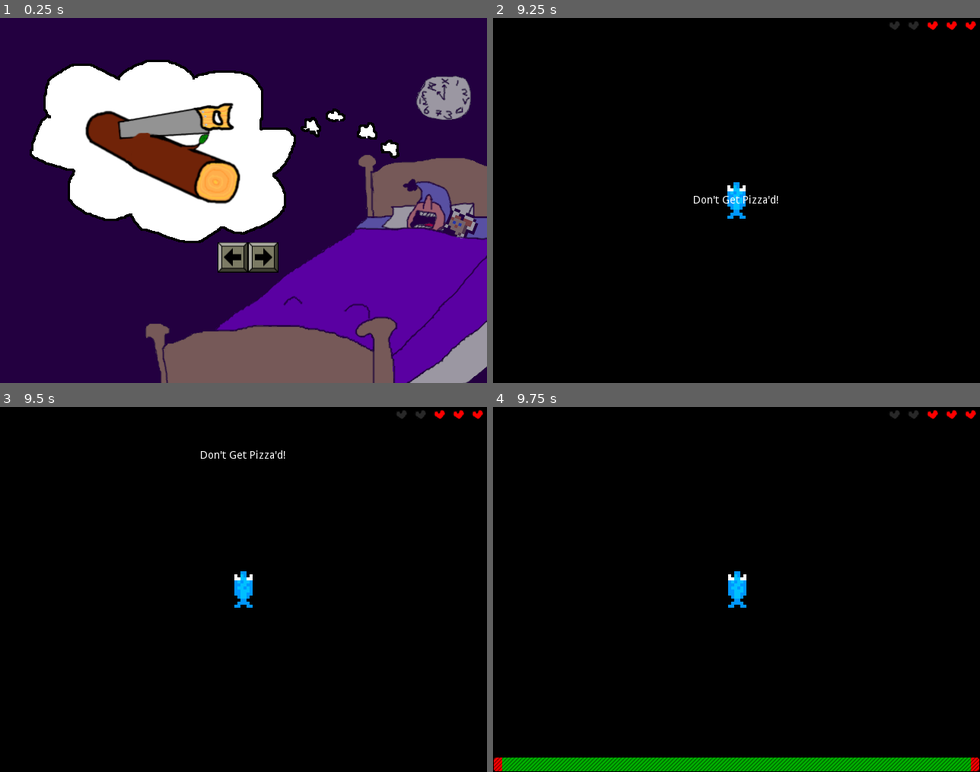
Above: before the commit, frames 1-4 (two rows, left to right).
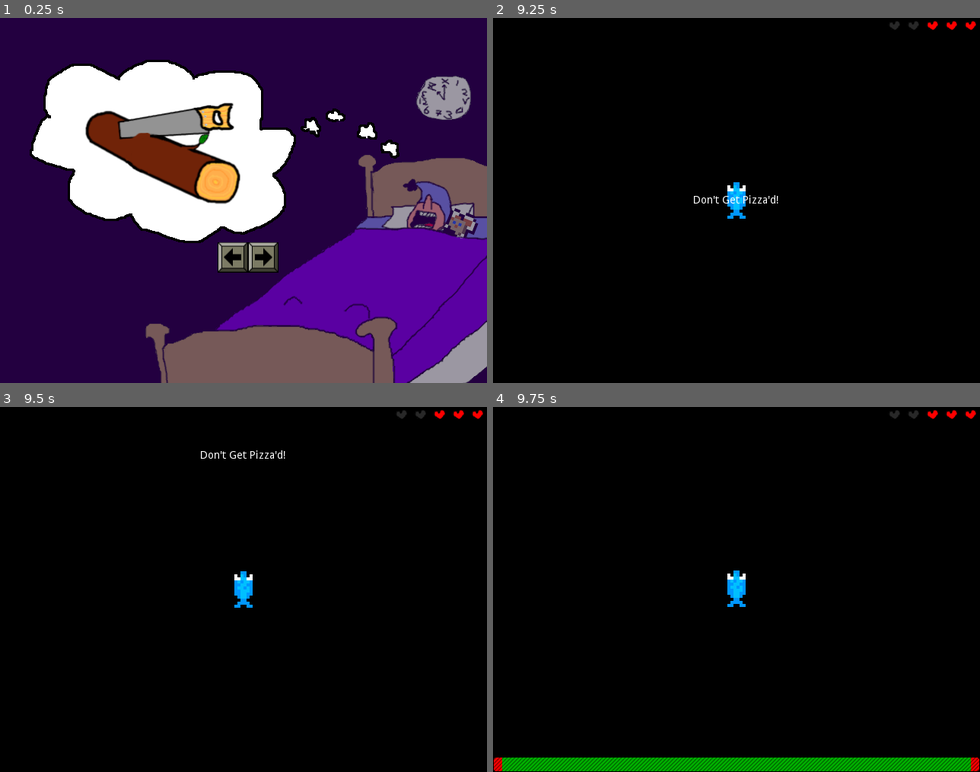
Above: after the commit, the same moments.

Repository: swashdev/minigame-madness
Game: Godot game, scene res://master/scenes/main.tscn
Two runs of this game, one before a commit and one after it. Both use one fixed random seed, a clock stepped at 60 frames per second and the inputs below.
Inputs:
- Up to frame 1 (0.25 s): no input
- Up to frame 2 (9.25 s): tap Enter at 0.5 s; hold Right (ui_right) 0.53-1.28 s; tap Space (ui_select) at 0.77, 1.52, 3.02, 3.77, 4.52, 5.75, 6.02, 6.77, 7.52, 9.02 s; hold Down (ui_down) 1.28-2.03 s; hold Right (ui_right) 2.03-2.78 s; hold Up (ui_up) 2.78-3.53 s; hold Left (ui_left) 3.53-5.03 s; hold Down (ui_down) 5.03-5.78 s; hold Right (ui_right) 5.78-6.53 s; tap A at 6.5 s; hold Up (ui_up) 6.53-7.28 s; hold Right (ui_right) 7.28-8.03 s; hold Down (ui_down) 8.03-8.78 s; hold Left (ui_left) from 8.78 s (still down)
- Up to frame 3 (9.5 s): keep holding Left (ui_left)
- Up to frame 4 (9.75 s): release Left (ui_left) at 9.53 s; hold Up (ui_up) from 9.53 s (still down)

Frames 1-3 are identical in both runs. In frame 4, 0.1% of the frame differs, in the area x 48-53%, y 44-55%.

Commit message:
use second draft of player movement code.

Diff:
--- a/mini/anchovy_quest/scripts/characters/anchovy.gd
+++ b/mini/anchovy_quest/scripts/characters/anchovy.gd
@@ -15,6 +15,10 @@
 
 # Whether or not the player is active.
 var allow_movement: bool = false
+
+# The player's current speed.
+var _speed: float = 0.0
+var _direction: float = -90.0
 
 
 # The player's mainloop.
@@ -35,21 +39,30 @@
 
 		# Rotate the player on left or right inputs.
 		if Input.is_action_pressed( "ui_left" ):
-			rotation_degrees -= ddir
+			_direction -= ddir
 		if Input.is_action_pressed( "ui_right" ):
-			rotation_degrees += ddir
+			_direction += ddir
 
 		# Accelerate to MAX_SPEED on an up input, decelerate to 0 on a down.
 		if Input.is_action_pressed( "ui_up" ):
-			if linear_velocity.x < MAX_SPEED - dspeed:
-				linear_velocity.x = linear_velocity.x + dspeed
+			if _speed < MAX_SPEED - dspeed:
+				_speed += dspeed
 			else:
-				linear_velocity.x = MAX_SPEED
+				_speed = MAX_SPEED
 		elif Input.is_action_pressed( "ui_down" ):
-			if linear_velocity.x > dspeed:
-				linear_velocity.x = linear_velocity.x - dspeed
+			if _speed > dspeed:
+				_speed -= dspeed
 			else:
-				linear_velocity.x = 0.0
+				_speed = 0.0
+
+		# Recalculate the player's velocity.
+		_recalc_velocity()
+
+
+# This function is used to recalculate the player's velocity.
+func _recalc_velocity():
+	linear_velocity = Vector2( _speed, 0 ).rotated( deg2rad( _direction ) )
+	rotation_degrees = _direction
 
 
 # Detect collisions with obstacles and handle them appropriately.
